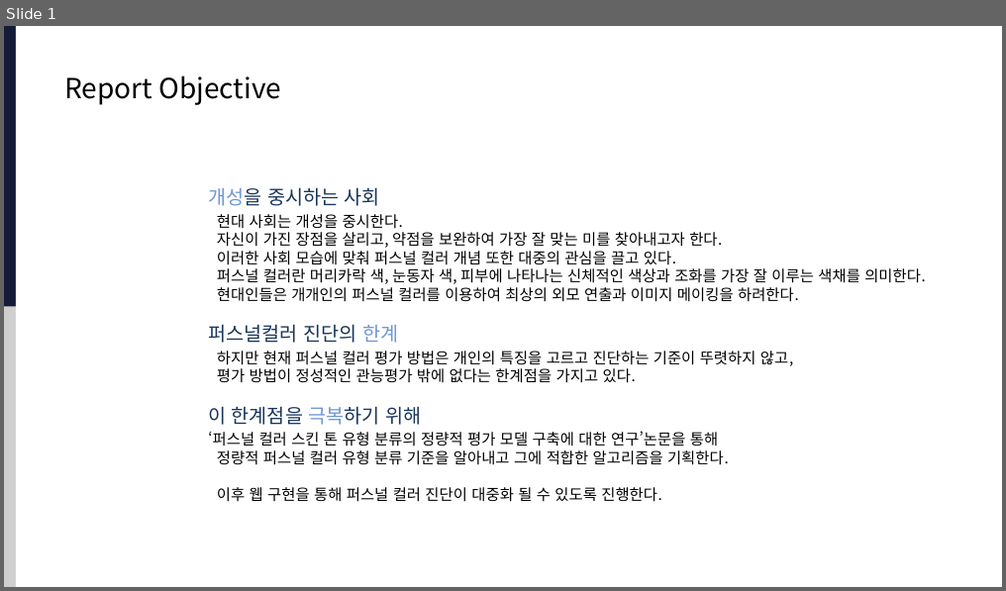
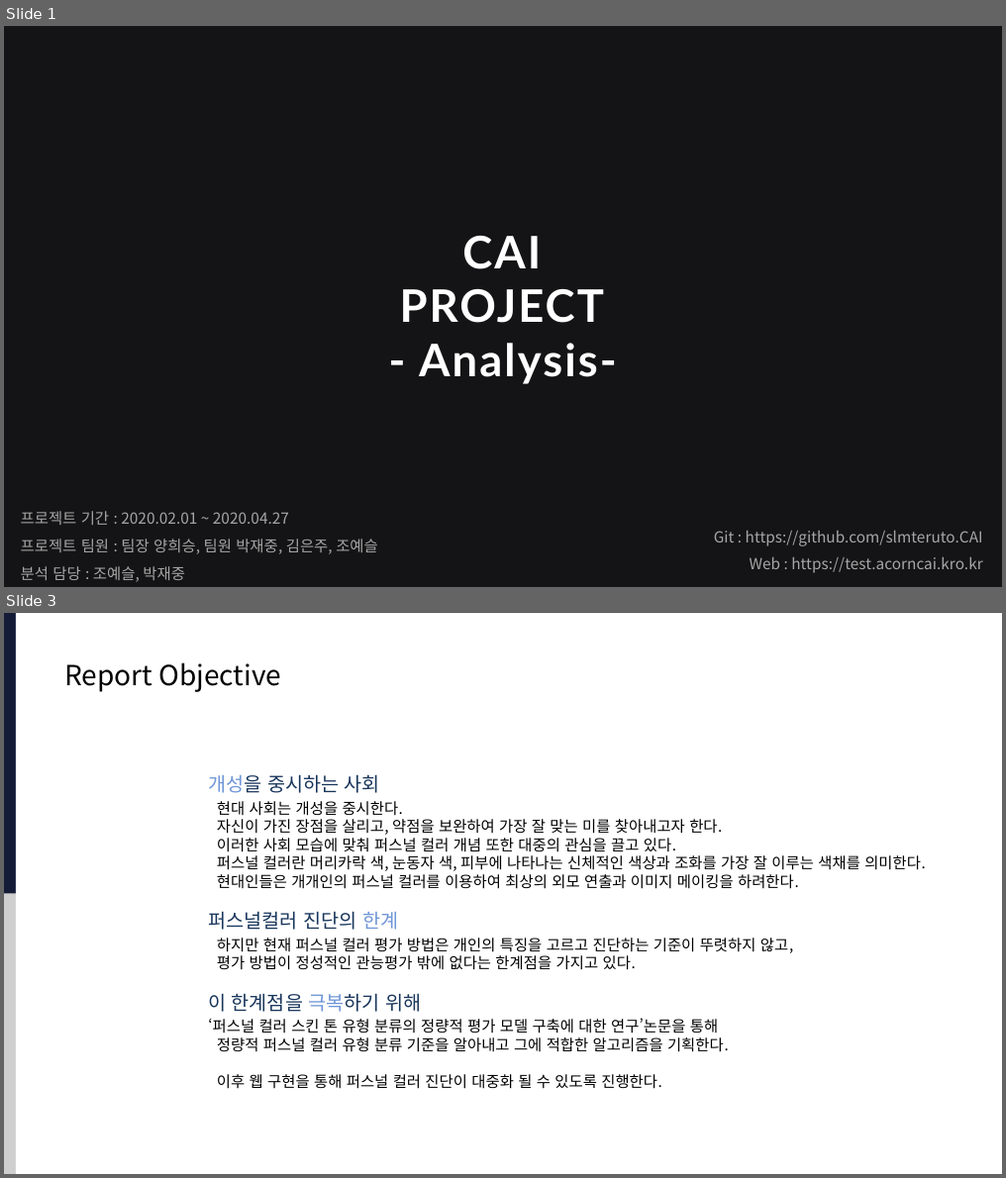
Before and after one commit to slmteruto/CAI, a slide deck: cys/PersonalColor Analysis Report.pptx. Shown one above the other, each under a label of ours: slide 1 before the commit, slides 1 and 3 after it; the slides between them are not shown. The pictures are 1006x591 and 1006x1178 pixels, drawn with LibreOffice and Linux fonts; fonts in the diff are those of the drawing; background and template pictures are left out. Boxes give left, top, right and bottom in pixels: in the first picture for what was removed or moved away, otherwise in the second. Text is boxed around its words. In the diff, an @@ line names an element or a change of style, - is before the commit and + after.

Commit message:
Analysis report is completion

```diff
--- a/cys/PersonalColor Analysis Report.pptx
+++ b/cys/PersonalColor Analysis Report.pptx
@@ slide 1 added at <box>4,26,1002,587</box>, background #141416 @@
@@ title added at <box>400,236,617,384</box>, 32.4 pt, text #FFFFFF, bold @@
+CAI
+PROJECT
+- Analysis-
@@ text added at <box>21,511,378,582</box>, 11 pt, text #A6A6A6 @@
+프로젝트 기간 : 2020.02.01 ~ 2020.04.27
+프로젝트 팀원 : 팀장 양희승, 팀원 박재중, 김은주, 조예슬
+분석 담당 : 조예슬, 박재중
@@ text added at <box>714,531,983,573</box>, 11 pt, text #A6A6A6 @@
+Git : https://github.com/slmteruto.CAI
+Web : https://test.acorncai.kro.kr
@@ what was slide 1 is now slide 3 @@
```
Also in this commit, not shown: 5 slides changed, 8 other slides added, 13 slides removed.
